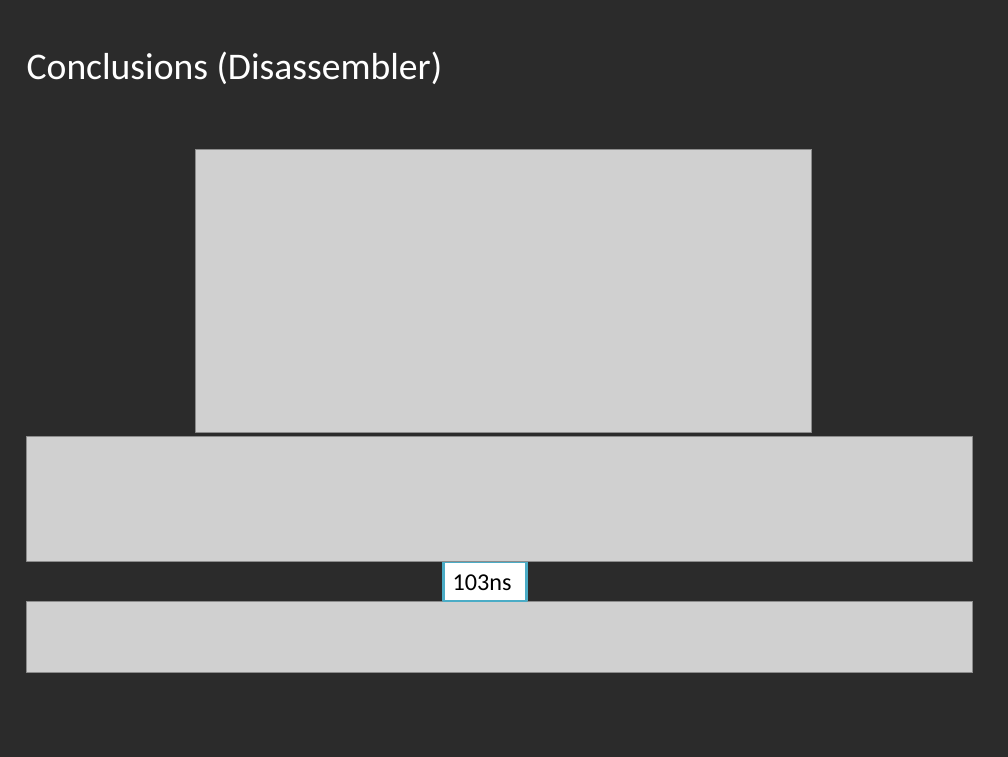
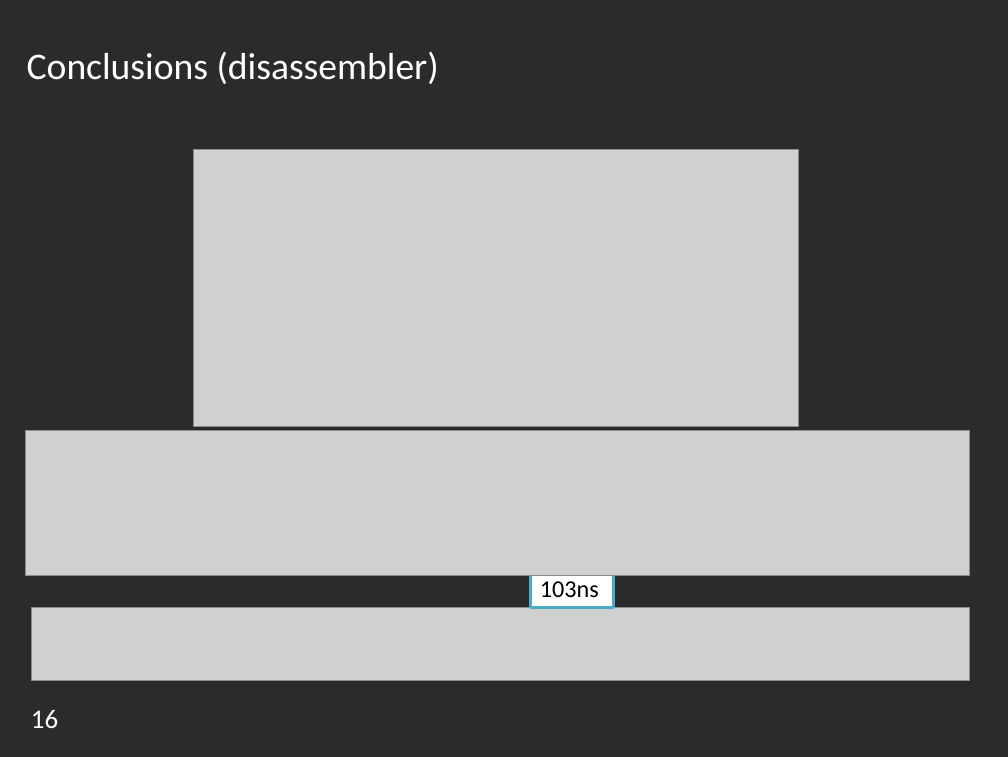
Before and after one commit to AlessiaGuzzo/ES1-project, a slide deck: slide 16 of Presentation/FinalReportPresentation.pptx (slide 13 before the commit). Drawn at 1008x757 pixels with LibreOffice and Linux fonts; fonts in the diff are those of the drawing; grey boxes stand for pictures; background and template pictures are left out; a plain dark background stands for a picture behind light text. Boxes give left, top, right and bottom in pixels: in the first picture for what was removed or moved away, otherwise in the second. Text is boxed around its words. In the diff, an @@ line names an element or a change of style, - is before the commit and + after.

```diff
--- a/Presentation/FinalReportPresentation.pptx
+++ b/Presentation/FinalReportPresentation.pptx
@@ text at <box>27,51,439,84</box>: text changed @@
-Conclusions (Disassembler)
+Conclusions (disassembler)
@@ picture: place and size @@
-picture at <box>195,149,812,432</box>
+picture at <box>193,149,798,427</box>
@@ picture: place and size @@
-picture at <box>27,437,973,561</box>
+picture at <box>26,430,969,576</box>
@@ rectangle "103ns": place and size @@
-rectangle "103ns" at <box>443,562,526,601</box>
+rectangle "103ns" at <box>530,569,613,608</box>
@@ picture: place and size @@
-picture at <box>27,602,972,673</box>
+picture at <box>31,608,968,680</box>
@@ page number added at <box>31,710,58,728</box>, 20 pt, text #FFFFFF @@
+16
```
Also in this commit, not shown: 16 other slides changed, 1 slide added.
